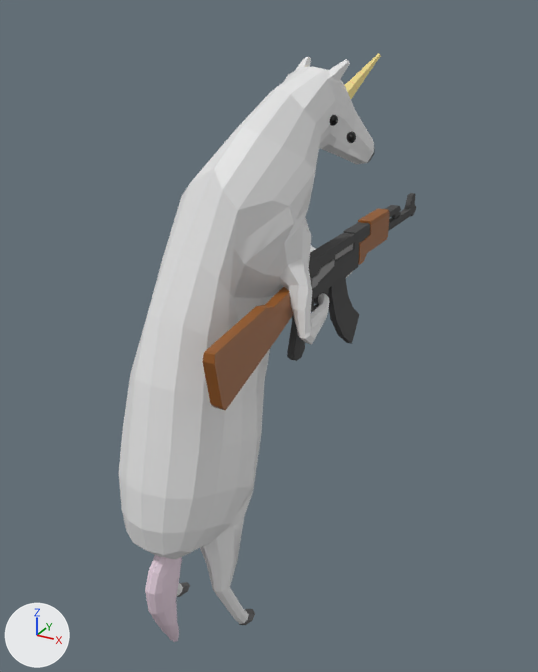
The FBX model Assets/Models/Unicorn.fbx, before and after one commit.
One viewpoint serves both versions: a 50 mm camera at (4.74, -8.77, 7.9) aimed at (0.12, -0.37, 3.7). Every picture has the same lights, and +X, +Y and +Z are marked at lower left.

In view in the first picture: 'Unicorn'.
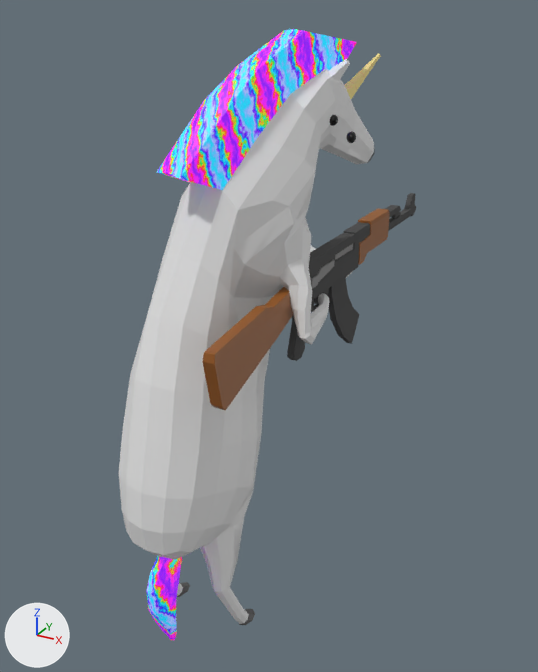
Edits to the bpy script that builds the scene:
```text
Add img_unicornirokez_diffuse_png:
    img_unicornirokez_diffuse_png = load_image('UnicornIrokez_Diffuse.png', '_unpacked/UnicornIrokez_Diffuse.png', 1024, 1024, 'sRGB')
Add mat_irokez:
    mat_irokez = bpy.data.materials.new('Irokez')
    # uses the picture img_unicornirokez_diffuse_png
Change me_cube_001:
    used by ob_unicorn; location = (0.0, 0.0, 0.0)
    remove me_cube_001.from_pydata(...)  # 2169 vertices, 2243 faces; spans x -0.72..1.54, y -3.25..2.98, z 0.0..7.41
    add me_cube_001.from_pydata(...)  # 2083 vertices, 2159 faces; spans x -0.72..1.54, y -3.25..2.98, z 0.0..7.7
    me_cube_001 part 1: the loose piece of 98 vertices spanning x -0.16..0.16, y -3.23..-2.58, z 0.12..1.79 is deleted
    me_cube_001 part 2
    3 vertices are removed from x 0.48..0.84, y -1.61..-0.63, z 6.74..7.3
    8 faces are deleted
    1 vertex moves from x 0.3, y -1.93, z 6.32 to x 0.26, y -1.99, z 6.17
    15 vertices are added at x -0.18..1.12, y -2.43..0.06, z 6.29..7.7
    20 new faces join them, mat_irokez
    me_cube_001 part 3: 2139 kept faces spanning x -0.72..1.54, y -3.25..2.98, z 0.0..7.41 get new texture (UV) coordinates
    me_cube_001 part 4: 96 faces spanning x -0.16..0.16, y -3.23..-2.58, z 0.12..1.79 switch from mat_material_001 (white #e7d3e0) to mat_irokez
```

Boxes [x1, y1, x2, y2] around the edits, measured in the pictures (538 x 672 px):
'Unicorn', reshaped
    before: [119, 53, 416, 642]
    after: [119, 29, 416, 640]
part 1 of me_cube_001, deleted
    before: [145, 555, 179, 642]
part 2 of me_cube_001, built on
    before: [167, 66, 324, 265]
    after: [157, 29, 357, 265]
part 3 of me_cube_001, surface changed
    both: [152, 59, 369, 597]
part 4 of me_cube_001, recoloured
    both: [148, 557, 182, 640]
